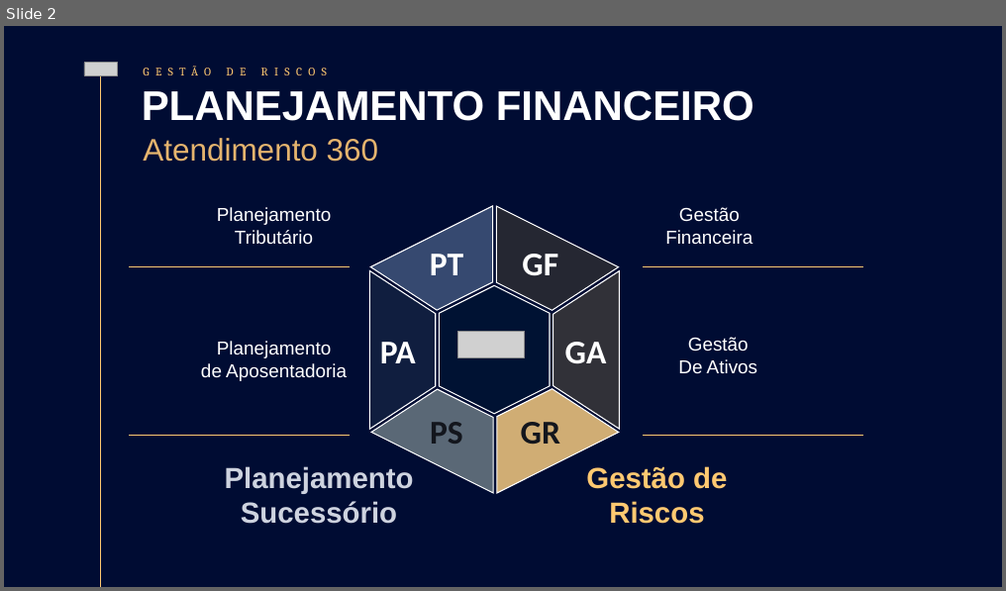
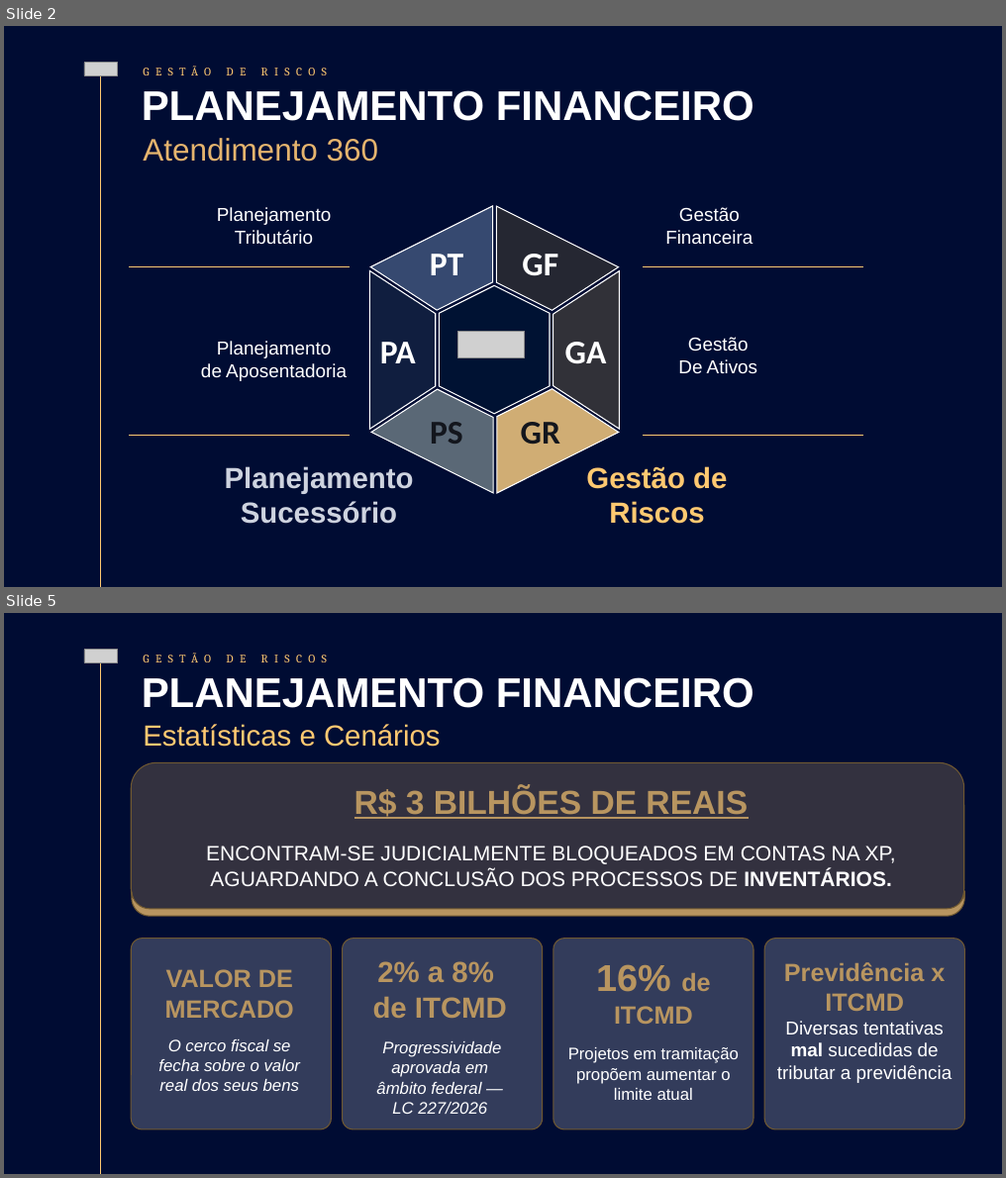
Before and after one commit to felipegalanbaptistella-oss/Apresenta-o-AV-Seguros, a slide deck: public/assets/modelo-base.pptx. Shown one above the other, each under a label of ours: slide 2 before the commit, slides 2 and 5 after it; the slides between them are not shown. The pictures are 1006x591 and 1006x1178 pixels, drawn with LibreOffice and Linux fonts; fonts in the diff are those of the drawing; grey boxes stand for pictures; background and template pictures are left out. Boxes give left, top, right and bottom in pixels: in the first picture for what was removed or moved away, otherwise in the second. Text is boxed around its words. In the diff, an @@ line names an element or a change of style, - is before the commit and + after.

```diff
--- a/public/assets/modelo-base.pptx
+++ b/public/assets/modelo-base.pptx
@@ slide 5 added at [4, 613, 1002, 1174], background picture (left out) @@
@@ picture added at [84, 650, 118, 663] @@
@@ line added from (101, 1174) to (101, 661), #FFC971 0.5 pt @@
@@ text added at [142, 677, 754, 708], 40 pt, text #FFFFFF, bold @@
+PLANEJAMENTO FINANCEIRO
@@ text added at [143, 724, 441, 747], 28 pt, text #FFC971 @@
+Estatísticas e Cenários
@@ rounded rectangle added at [132, 762, 964, 914], fill #FFC971 at 20% opacity, outline #705832 1 pt @@
@@ text added at [206, 787, 896, 886], 20 pt, text #FFFFFF @@
+R$ 3 BILHÕES DE REAIS
+ENCONTRAM-SE JUDICIALMENTE BLOQUEADOS EM CONTAS NA XP, AGUARDANDO A CONCLUSÃO DOS PROCESSOS DE INVENTÁRIOS.
@@ freeform shape added at [132, 891, 964, 916], fill #B89560, outline #705832 1 pt @@
@@ rounded rectangle added at [132, 939, 331, 1131], fill #FFFFFF at 20% opacity, outline #705832 1 pt @@
@@ rounded rectangle added at [343, 939, 543, 1131], fill #FFFFFF at 20% opacity, outline #705832 1 pt @@
@@ rounded rectangle added at [553, 939, 753, 1131], fill #FFFFFF at 20% opacity, outline #705832 1 pt @@
@@ rounded rectangle added at [764, 939, 964, 1131], fill #FFFFFF at 20% opacity, outline #705832 1 pt @@
@@ text added at [373, 961, 507, 1114], 16 pt, text #FFFFFF, italic @@
+2% a 8%
+de ITCMD
+Progressividade aprovada em âmbito federal — LC 227/2026
@@ text added at [568, 964, 739, 1100], 16 pt, text #FFFFFF @@
+16% de ITCMD
+Projetos em tramitação propõem aumentar o limite atual
@@ text added at [777, 962, 952, 1083], 18 pt, text #FFFFFF @@
+Previdência x
+ITCMD
+Diversas tentativas mal sucedidas de tributar a previdência
@@ text added at [158, 969, 300, 1091], 16 pt, text #FFFFFF, italic @@
+VALOR DE MERCADO
+O cerco fiscal se fecha sobre o valor real dos seus bens
@@ text added at [258, 969, 293, 987], 11.1 pt, text #FFC971 @@
+GESTÃO DE RISCOS
```
Also in this commit, not shown: 1 slide removed, 3 other files.
